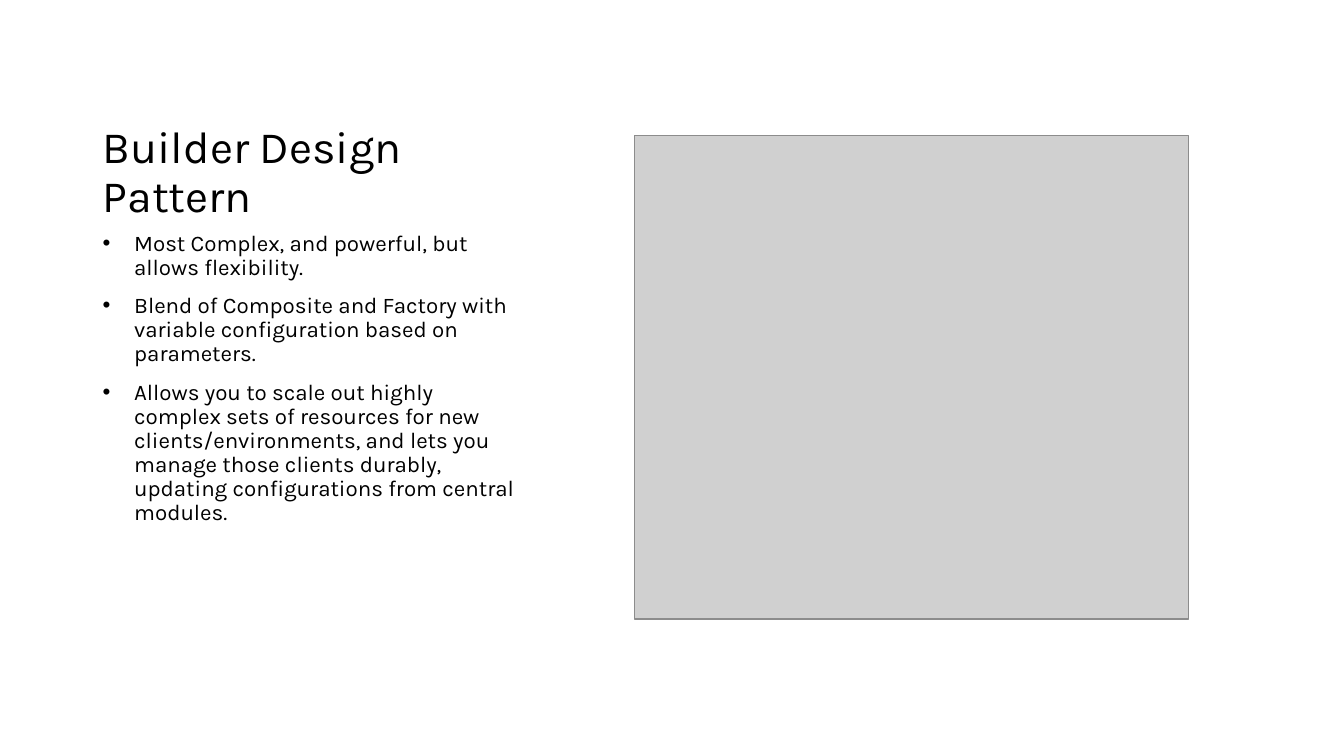
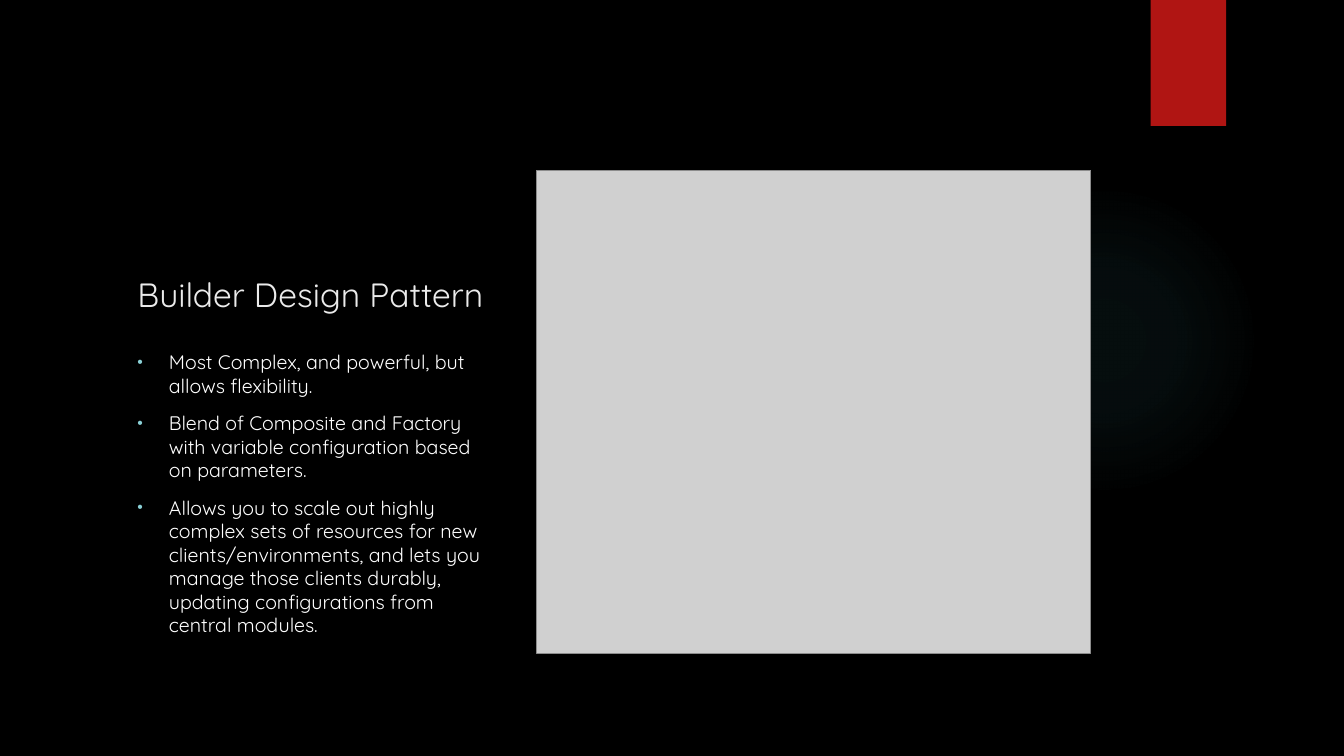
Before and after one commit to 2good4hisowngood/Terraform-tech-talk, a slide deck: slide 7 of Terraform Tech Talk.pptx. Drawn at 1344x756 pixels with LibreOffice and Linux fonts; fonts in the diff are those of the drawing; grey boxes stand for pictures; background and template pictures are left out. Boxes give left, top, right and bottom in pixels: in the first picture for what was removed or moved away, otherwise in the second. Text is boxed around its words. In the diff, an @@ line names an element or a change of style, - is before the commit and + after.

```diff
--- a/Terraform Tech Talk.pptx
+++ b/Terraform Tech Talk.pptx
@@ background #FFFFFF to picture (left out) @@
@@ rectangle added at bbox=[1150, 0, 1226, 126], fill #B01513 @@
@@ title "Builder Design Pattern": place and size @@
-title "Builder Design Pattern" at bbox=[103, 132, 402, 213]
+title "Builder Design Pattern" at bbox=[137, 282, 483, 314]
@@ title "Builder Design Pattern" at bbox=[137, 282, 483, 314]: size 32 to 24 pt, font Karla to Quicksand, text colour #000000 to #EBEBEB; line spacing 0.9 to 1 @@
@@ picture: place and size @@
-picture at bbox=[634, 136, 1189, 619]
+picture at bbox=[536, 170, 1091, 653]
@@ ellipse added at bbox=[949, 185, 1259, 495], fill gradient #50B9C1 @@
@@ text "Most Complex, and powerful, but ...": place and size @@
-text "Most Complex, and powerful, but ..." at bbox=[134, 235, 514, 521]
+text "Most Complex, and powerful, but ..." at bbox=[169, 354, 480, 633]
@@ text "Most Complex, and powerful, but ..." at bbox=[169, 354, 480, 633]: size 16 to 14 pt, font Karla to Quicksand, text colour #000000 to #FFFFFF; line spacing 0.9 to 1 @@
```
Also in this commit, not shown: 9 other slides changed.
